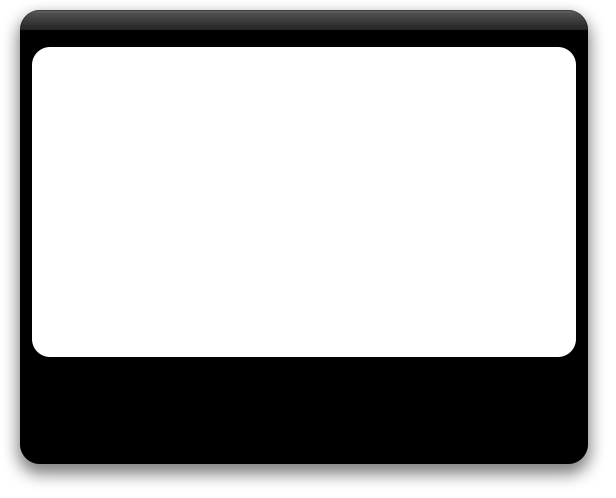
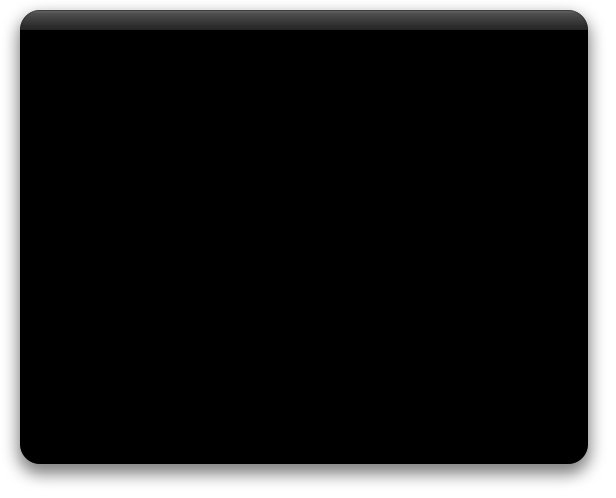
Before/after of a 616px x 498px layered artwork. What changed in the layer stack:
hid "Rounded Rectangle 1" over bbox(32, 47, 576, 357)
